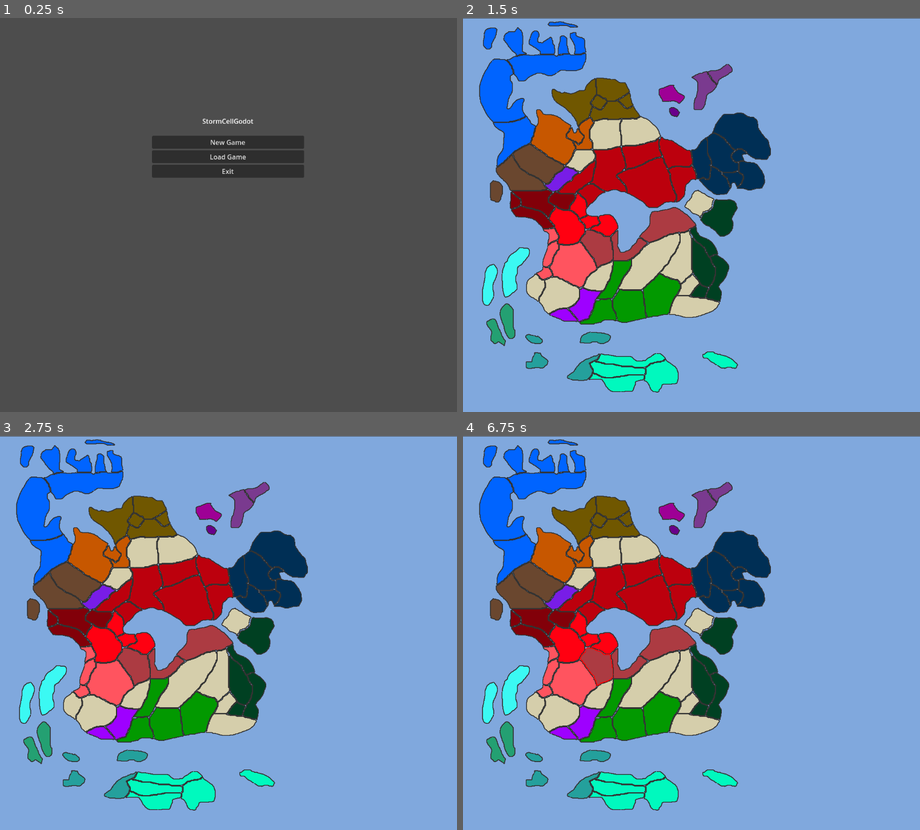
Above: before the commit, frames 1-4 (two rows, left to right).
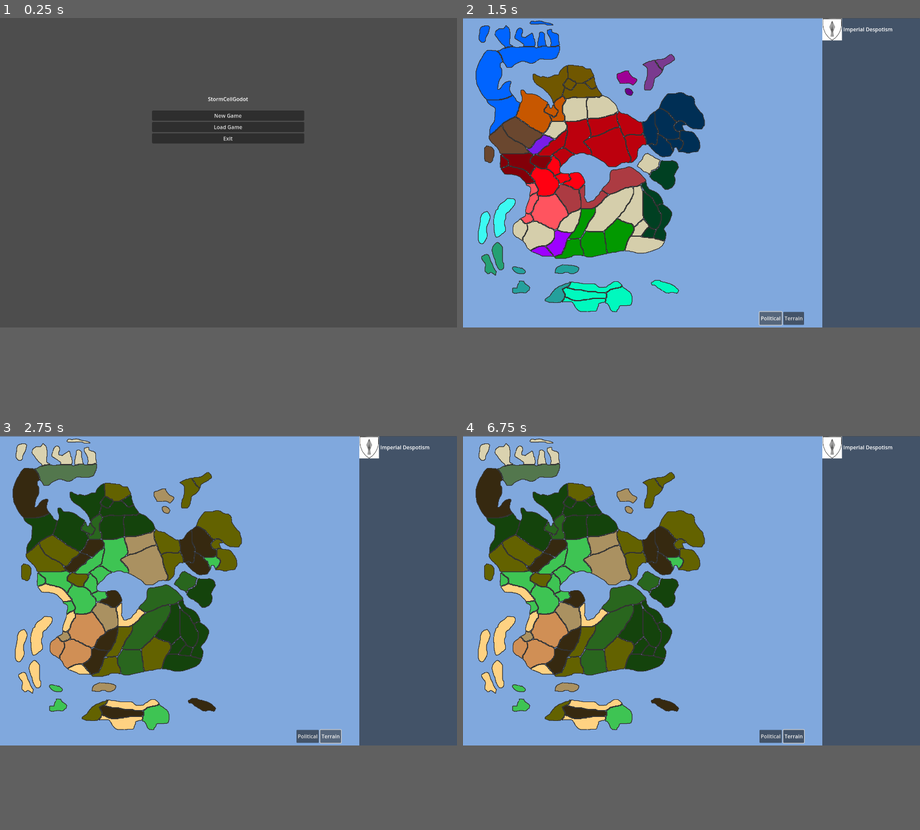
Above: after the commit, the same moments.

Repository: code-11/StormCell
Game: Godot game, scene res://testing.tscn
The game is run twice, just before and just after one commit, with the same random seed, the same clock (stepped at 60 frames per second) and the same inputs.
Inputs (mouse positions are in pixels of both pictures, inside the frame that each line leads up to):
- Up to frame 1 (0.25 s): no input
- Up to frame 2 (1.5 s): click "New Game" at 0.5 s; click (769, 400) at 1.25 s, where only the run after the commit has a clickable "Political"
- Up to frame 3 (2.75 s): click (329, 818) at 2 s, where only the run after the commit has a clickable "Terrain"
- Up to frame 4 (6.75 s): click (769, 818) at 2.75 s, where only the run after the commit has a clickable "Political"; click (792, 818) at 3.5 s, where only the run after the commit has a clickable "Terrain"; click (769, 818) at 4.25 s, where only the run after the commit has a clickable "Political"; click (792, 818) at 5 s, where only the run after the commit has a clickable "Terrain"; tap Enter at 5.75 s; move the mouse to (792, 613) at 5.77 s; click (792, 613) at 5.92 s; tap Space at 6.5 s; move the mouse to (600, 652) at 6.52 s; click (600, 652) at 6.67 s
In our replay, the window is 800x690 before the commit and 800x542 after it. These sizes can differ from the game's own. Grey fills any space a smaller window leaves; there, only what the larger window draws over its background counts as a difference.

The runs differ from the first frame. In frame 1, 4.5% of the frame differs, in the area x 33-67%, y 20-41%; in frame 2, 51%; in frame 3, 53%; in frame 4, 53%, in the area x 0-100%, y 0-96%.
Error before the commit: Invalid call. Nonexistent function 'get_children' in base 'Nil'. (res://RegionGeoLoader.gd:68)

Commit message:
Smoothed selection. Added coloring by terrain

Diff:
--- /dev/null
+++ b/stormCellGodot/GuiCtrl.gd
@@ -0,0 +1,21 @@
+extends Node
+
+var selected_region=null
+var map_mode="pol"
+
+func set_selected_region(region):
+	#reset previous selected region's border color
+	if selected_region!=null:
+		$TheMap.unselect_region(selected_region)
+
+	selected_region = region
+	$TheMap.set_selected_region(region)
+	$ThePanel.set_selected_region(region)
+
+func set_map_mode(new_mode):
+	map_mode=new_mode
+	$TheMap.set_color_mode(new_mode)
+
+
+func _ready():
+	set_map_mode(map_mode)
--- a/stormCellGodot/MapLoader.gd
+++ b/stormCellGodot/MapLoader.gd
@@ -1,10 +1,46 @@
 extends Node2D
 
 var NN_CLICK_COUNT=5
+var UNOCCUPIED_REGION_COLOR="#D5CEAB"
+var DEFAULT_BORDER_COLOR="#333333"
+var SELECTED_BORDER_COLOR="#FF0000"
 
 #func get_clicked_region(point):
 	#
 	#print(Geometry2D.is_point_in_polygon(point,poly))
+
+func unselect_region(region):
+	$regions.color_border(region,DEFAULT_BORDER_COLOR)
+
+func set_selected_region(region):
+	$regions.color_border(region,SELECTED_BORDER_COLOR)
+
+func set_color_mode(mode):
+	var region_color_dict=null
+	if mode=="pol":
+		region_color_dict=$nations.create_region_color_dict(
+			$nations.read_starting_regions(),
+			$nations.read_national_colors()
+		)
+
+	elif mode=="terrain":
+		region_color_dict=create_terrain_color_dict()
+
+	$regions.color_regions(region_color_dict)
+
+func create_terrain_color_dict():
+	var to_return={}
+	var all_regions=$regions.get_children()
+	var terrain_colors=read_terrain_color_data()
+	for region in all_regions:
+		to_return[region.name]=terrain_colors[region.terrain]
+	return to_return
+
+
+func read_terrain_color_data():
+	var terrain_color_file = FileAccess.open("res://terrain_colors.json", FileAccess.READ)
+	var terrain_color_data = JSON.parse_string(terrain_color_file.get_as_text())
+	return terrain_color_data
 
 func _input(event):
 	if event is InputEventMouseButton and event.pressed:
@@ -13,17 +49,19 @@
 			#var ff_poly=get_node("regions/41/poly-0").polygon
 			#print(Geometry2D.is_point_in_polygon(click_position,ff_poly))
 			var clicked_region=$regions.get_clicked_region(click_position)
-			$regions.color_border(clicked_region,"#FF0000")
+			if clicked_region!=null:
+				get_parent().set_selected_region(clicked_region)
 
 
 # Called when the node enters the scene tree for the first time.
 func _ready():
-	var region_color_dict=$nations.create_region_color_dict(
-		$nations.read_starting_regions(),
-		$nations.read_national_colors()
-	)
+	#var region_color_dict=$nations.create_region_color_dict(
+		#$nations.read_starting_regions(),
+		#$nations.read_national_colors()
+	#)
 	$regions.create_regions()
-	$regions.color_regions(region_color_dict)
+
+	#$regions.color_regions(region_color_dict)
 	#print(get_node("regions/41/poly-0"))
 
 # Called every frame. 'delta' is the elapsed time since the previous frame.
--- a/stormCellGodot/NationLoader.gd
+++ b/stormCellGodot/NationLoader.gd
@@ -15,6 +15,7 @@
 	var national_colors_data = JSON.parse_string(national_colors_file.get_as_text())
 	return national_colors_data
 
+
 func create_region_color_dict(starting_region_dict,national_colors_dict):
 	var to_return={}
 	for nation in starting_region_dict:
--- /dev/null
+++ b/stormCellGodot/PanelCtrl.gd
@@ -0,0 +1,14 @@
+extends PanelContainer
+
+func get_region_label():
+	return get_node("VBoxContainer/RegionInfoBox/RegionDisplayLbl")
+
+func get_terrain_label():
+	return get_node("VBoxContainer/RegionInfoBox/TerrainTypeLbl")
+
+func set_selected_region(region):
+	var region_lbl=get_region_label()
+	region_lbl.text="Name: "+region.name
+
+	var terrain_lbl=get_terrain_label()
+	terrain_lbl.text="Terrain: "+region.terrain
--- /dev/null
+++ b/stormCellGodot/PolMapModeBtn.gd
@@ -0,0 +1,7 @@
+extends Button
+
+func get_gui_ctrl():
+	return get_parent().get_parent().get_parent()
+
+func _pressed():
+	get_gui_ctrl().set_map_mode("pol")
--- a/stormCellGodot/RegionGeoLoader.gd
+++ b/stormCellGodot/RegionGeoLoader.gd
@@ -2,6 +2,9 @@
 
 var SCALE=1
 var LONGEST_EXTENT=null
+
+func get_the_map():
+	return get_parent()
 
 func get_clicked_region(clicked_point):
 	for region in get_children():
@@ -85,6 +88,7 @@
 func create_region_geometry(region_id, polygon_list):
 	var region_geometry=Node2D.new()
 	region_geometry.name=region_id
+	region_geometry.set_script(load("res://region_data.gd"));
 
 	var i=0
 	for polygon in polygon_list:
@@ -97,7 +101,7 @@
 		var border = Line2D.new()
 		border.points=poly_points
 		border.width=2
-		border.default_color=Color.html("#333333")
+		border.default_color=Color.html(get_the_map().DEFAULT_BORDER_COLOR)
 		border.name="border-%s" % i
 		region_geometry.add_child(border)
 		i+=1
@@ -112,11 +116,18 @@
 		regions.append(region_geometry)
 	return regions
 
+func read_regional_terrain():
+	var region_terrain_file = FileAccess.open("res://region_terrain.json", FileAccess.READ)
+	var region_terrain_data = JSON.parse_string(region_terrain_file.get_as_text())
+	return region_terrain_data
+
 func create_regions():
 	var regions=read_regions()
+	var terrain_data=read_regional_terrain()
 	print("Num Regions: %s" % regions.size())
 	var greatest_extent=0
 	for region in regions:
+		region.terrain = terrain_data[region.name]
 		var long_extent=long_extent(region)
 		if greatest_extent < long_extent:
 			greatest_extent = long_extent
@@ -132,7 +143,7 @@
 
 func color_regions(region_color_dict):
 	for region in get_children():
-		var region_color_hex=region_color_dict.get(region.name,"#D5CEAB")
+		var region_color_hex=region_color_dict.get(region.name,get_the_map().UNOCCUPIED_REGION_COLOR)
 		color_region(region,region_color_hex)
 
 func color_border(region,color_hex):
--- /dev/null
+++ b/stormCellGodot/TerrainMapModeBtn.gd
@@ -0,0 +1,7 @@
+extends Button
+
+func get_gui_ctrl():
+	return get_parent().get_parent().get_parent()
+
+func _pressed():
+	get_gui_ctrl().set_map_mode("terrain")
--- /dev/null
+++ b/stormCellGodot/TheGame.gd
@@ -0,0 +1,11 @@
+extends Node2D
+
+
+# Called when the node enters the scene tree for the first time.
+func _ready():
+	pass # Replace with function body.
+
+
+# Called every frame. 'delta' is the elapsed time since the previous frame.
+func _process(delta):
+	pass
--- a/stormCellGodot/game_scene.tscn
+++ b/stormCellGodot/game_scene.tscn
@@ -1,48 +1,83 @@
-[gd_scene load_steps=5 format=3 uid="uid://bkig2brdby8it"]
+[gd_scene load_steps=10 format=3 uid="uid://bkig2brdby8it"]
 
 [ext_resource type="Script" path="res://RegionGeoLoader.gd" id="1_fbgei"]
+[ext_resource type="Script" path="res://TheGame.gd" id="1_md1hw"]
 [ext_resource type="Script" path="res://MapLoader.gd" id="1_xrwsu"]
 [ext_resource type="Script" path="res://NationLoader.gd" id="2_lhp44"]
+[ext_resource type="Script" path="res://GuiCtrl.gd" id="2_y221t"]
 [ext_resource type="Texture2D" uid="uid://bltthd43fdmfq" path="res://images/spearhead.jpeg" id="4_n7rf5"]
+[ext_resource type="Script" path="res://PolMapModeBtn.gd" id="6_48i3s"]
+[ext_resource type="Script" path="res://PanelCtrl.gd" id="6_negt1"]
+[ext_resource type="Script" path="res://TerrainMapModeBtn.gd" id="7_mcrfv"]
 
 [node name="Node2D" type="Node2D"]
 
 [node name="TheGame" type="Node2D" parent="."]
+script = ExtResource("1_md1hw")
 
-[node name="TheMap" type="Node2D" parent="TheGame"]
+[node name="GuiCtrl" type="Node" parent="TheGame"]
+script = ExtResource("2_y221t")
+
+[node name="TheMap" type="Node2D" parent="TheGame/GuiCtrl"]
 script = ExtResource("1_xrwsu")
 
-[node name="background" type="Polygon2D" parent="TheGame/TheMap"]
+[node name="background" type="Polygon2D" parent="TheGame/GuiCtrl/TheMap"]
 position = Vector2(-620.971, -474.177)
 scale = Vector2(10.3162, 7.0922)
 color = Color(0.501961, 0.658824, 0.870588, 1)
 polygon = PackedVector2Array(60, 67, 196, 67, 196, 136.32, 196, 208, 60, 208)
 
-[node name="regions" type="Node2D" parent="TheGame/TheMap"]
+[node name="regions" type="Node2D" parent="TheGame/GuiCtrl/TheMap"]
 script = ExtResource("1_fbgei")
 
-[node name="nations" type="Node" parent="TheGame/TheMap"]
+[node name="nations" type="Node" parent="TheGame/GuiCtrl/TheMap"]
 script = ExtResource("2_lhp44")
 
-[node name="Line2D" type="Line2D" parent="TheGame/TheMap"]
+[node name="Line2D" type="Line2D" parent="TheGame/GuiCtrl/TheMap"]
 
-[node name="PanelContainer" type="PanelContainer" parent="TheGame"]
+[node name="HBoxContainer" type="HBoxContainer" parent="TheGame/GuiCtrl/TheMap"]
+offset_left = 908.0
+offset_top = 902.0
+offset_right = 1088.0
+offset_bottom = 942.0
+
+[node name="PolMapModeBtn" type="Button" parent="TheGame/GuiCtrl/TheMap/HBoxContainer"]
+layout_mode = 2
+text = "Political"
+script = ExtResource("6_48i3s")
+
+[node name="TerrainMapModeBtn" type="Button" parent="TheGame/GuiCtrl/TheMap/HBoxContainer"]
+layout_mode = 2
+text = "Terrain"
+script = ExtResource("7_mcrfv")
+
+[node name="ThePanel" type="PanelContainer" parent="TheGame/GuiCtrl"]
 offset_left = 1101.0
 offset_top = 1.0
 offset_right = 1401.0
 offset_bottom = 1002.0
+script = ExtResource("6_negt1")
 
-[node name="VBoxContainer" type="VBoxContainer" parent="TheGame/PanelContainer"]
+[node name="VBoxContainer" type="VBoxContainer" parent="TheGame/GuiCtrl/ThePanel"]
 layout_mode = 2
 
-[node name="HBoxContainer" type="HBoxContainer" parent="TheGame/PanelContainer/VBoxContainer"]
+[node name="HBoxContainer" type="HBoxContainer" parent="TheGame/GuiCtrl/ThePanel/VBoxContainer"]
 layout_mode = 2
 
-[node name="sigil" type="TextureRect" parent="TheGame/PanelContainer/VBoxContainer/HBoxContainer"]
+[node name="sigil" type="TextureRect" parent="TheGame/GuiCtrl/ThePanel/VBoxContainer/HBoxContainer"]
 layout_mode = 2
 size_flags_horizontal = 0
 texture = ExtResource("4_n7rf5")
 
-[node name="gov_type" type="Label" parent="TheGame/PanelContainer/VBoxContainer/HBoxContainer"]
+[node name="gov_type" type="Label" parent="TheGame/GuiCtrl/ThePanel/VBoxContainer/HBoxContainer"]
 layout_mode = 2
 text = "Imperial Despotism"
+
+[node name="RegionInfoBox" type="VBoxContainer" parent="TheGame/GuiCtrl/ThePanel/VBoxContainer"]
+layout_mode = 2
+
+[node name="RegionDisplayLbl" type="Label" parent="TheGame/GuiCtrl/ThePanel/VBoxContainer/RegionInfoBox"]
+layout_mode = 2
+
+[node name="TerrainTypeLbl" type="Label" parent="TheGame/GuiCtrl/ThePanel/VBoxContainer/RegionInfoBox"]
+layout_mode = 2
--- a/stormCellGodot/national_colors.json
+++ b/stormCellGodot/national_colors.json
@@ -1,23 +1,23 @@
 {
-    "farthener_tribes": "#0064ff",
-    "dunhollow_tribes": "#6a472f",
-    "amonhold": "#c75700",
-    "pinemar_keep": "#705700",
-    "tower_of_illedion": "#9e0095",
-    "tower_of_eregion": "#69008b",
-    "artemons_hold": "#781de7",
-    "zultans_keep": "#7a3a8f",
-    "jibacoa": "#3bf9f3",
-    "maniabon": "#24a09c",
-    "canimao": "#24a072",
-    "naguabo": "#00f9be",
-    "seluceria": "#004022",
-    "havernia": "#029900",
-    "iphakhealis": "#9e00ff",
-    "northumber": "#002f55",
-    "central_empire": "#ff0011",
-    "north_east_empire": "#bc000d",
-    "north_west_empire": "#820009",
-    "south_west_empire": "#ff545f",
-    "south_east_empire": "#ac3b42"
+	"farthener_tribes": "#0064ff",
+	"dunhollow_tribes": "#6a472f",
+	"amonhold": "#c75700",
+	"pinemar_keep": "#705700",
+	"tower_of_illedion": "#9e0095",
+	"tower_of_eregion": "#69008b",
+	"artemons_hold": "#781de7",
+	"zultans_keep": "#7a3a8f",
+	"jibacoa": "#3bf9f3",
+	"maniabon": "#24a09c",
+	"canimao": "#24a072",
+	"naguabo": "#00f9be",
+	"seluceria": "#004022",
+	"havernia": "#029900",
+	"iphakhealis": "#9e00ff",
+	"northumber": "#002f55",
+	"central_empire": "#ff0011",
+	"north_east_empire": "#bc000d",
+	"north_west_empire": "#820009",
+	"south_west_empire": "#ff545f",
+	"south_east_empire": "#ac3b42"
 }
--- a/stormCellGodot/project.godot
+++ b/stormCellGodot/project.godot
@@ -17,7 +17,7 @@
 
 [display]
 
-window/size/viewport_width=1100
+window/size/viewport_width=1400
 window/size/viewport_height=950
 window/size/resizable=false
 
@@ -27,6 +27,7 @@
 
 [rendering]
 
+anti_aliasing/quality/msaa_2d=1
 environment/defaults/default_environment="res://default_env.tres"
 quality/driver/driver_name="GLES2"
 vram_compression/import_etc=true
--- /dev/null
+++ b/stormCellGodot/region_data.gd
@@ -0,0 +1,3 @@
+extends Node
+
+var terrain=null
--- /dev/null
+++ b/stormCellGodot/region_terrain.json
@@ -0,0 +1,84 @@
+{
+      "1": "ice",
+      "2": "tundra",
+      "3": "mountains",
+      "4": "forest",
+      "5": "forest",
+      "6": "hills",
+      "7": "hills",
+      "8": "hills",
+      "9": "grasslands",
+      "10": "grasslands",
+      "11": "coast",
+      "12": "hills",
+      "13": "mountains",
+      "14": "mountains",
+      "15": "woods",
+      "16": "woods",
+      "17": "forest",
+      "18": "forest",
+      "19": "forest",
+      "20": "hills",
+      "21": "forest",
+      "22": "forest",
+      "23": "forest",
+      "25": "grasslands",
+      "26": "grasslands",
+      "27": "grasslands",
+      "28": "grasslands",
+      "29": "grasslands",
+      "30": "plains",
+      "31": "plains",
+      "32": "grasslands",
+      "33": "grasslands",
+      "34": "mountains",
+      "35": "coast",
+      "36": "plains",
+      "37": "desert",
+      "38": "plains",
+      "39": "coast",
+      "40": "desert",
+      "41": "desert",
+      "42": "mountains",
+      "43": "mountains",
+      "45": "coast",
+      "47": "woods",
+      "48": "hills",
+      "49": "woods",
+      "50": "woods",
+      "51": "hills",
+      "52": "forest",
+      "53": "forest",
+      "54": "forest",
+      "55": "forest",
+      "56": "forest",
+      "57": "forest",
+      "58": "forest",
+      "59": "grasslands",
+      "60": "mountains",
+      "61": "coast",
+      "62": "coast",
+      "63": "grasslands",
+      "64": "desert",
+      "65": "plains",
+      "66": "mountains",
+      "67": "woods",
+      "68": "forest",
+      "69": "hills",
+      "70": "hills",
+      "71": "mountains",
+      "72": "mountains",
+      "73": "mountains",
+      "74": "hills",
+      "75": "hills",
+      "76": "hills",
+      "77": "grasslands",
+      "78": "plains",
+      "79": "hills",
+      "80": "hills",
+      "81": "coast",
+      "82": "coast",
+      "83": "hills",
+      "84": "hills",
+      "85": "plains"
+}
--- /dev/null
+++ b/stormCellGodot/terrain_colors.json
@@ -0,0 +1,13 @@
+{
+	"mountains": "#362910",
+	"coast": "#ffd282",
+	"grasslands": "#3ec453",
+	"plains": "#aa9161",
+	"desert": "#d08f55",
+	"swamp": "#2c3e26",
+	"hills": "#636200",
+	"woods": "#29661e",
+	"forest": "#14430c",
+	"tundra": "#53774d",
+	"ice": "#dad2af"
+}
